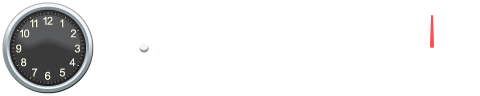
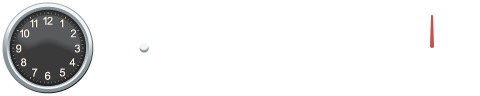
Layer changes from the first 480 × 96 image to the second:
removed layer "seconds" (was 70%) over left=430, top=15, right=434, bottom=48
added layer "Group 1" above "fg" over left=430, top=15, right=434, bottom=48
